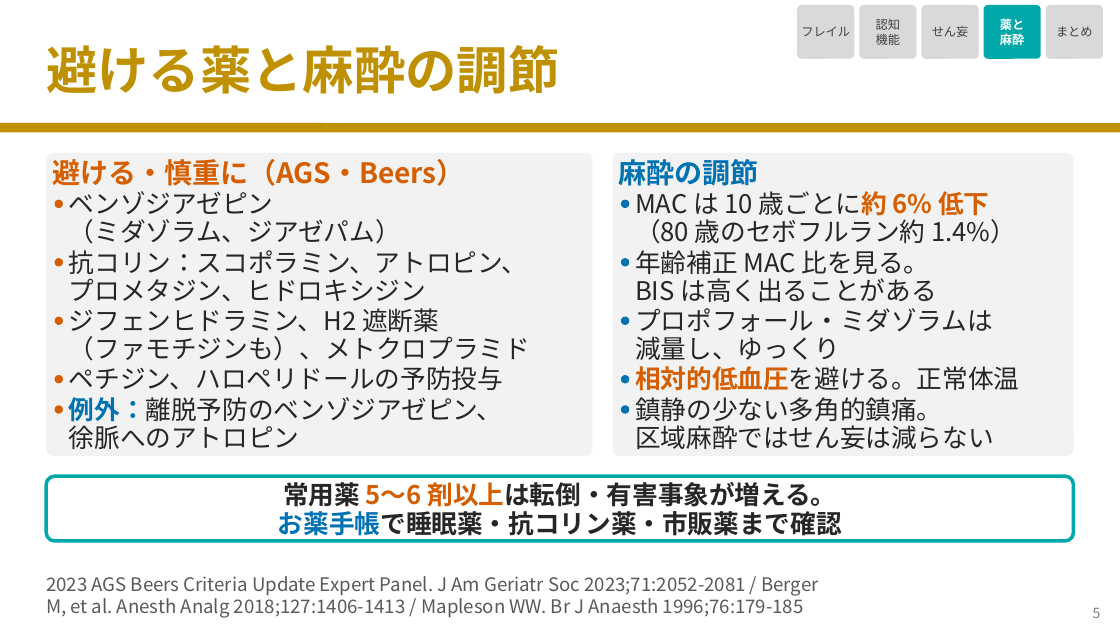
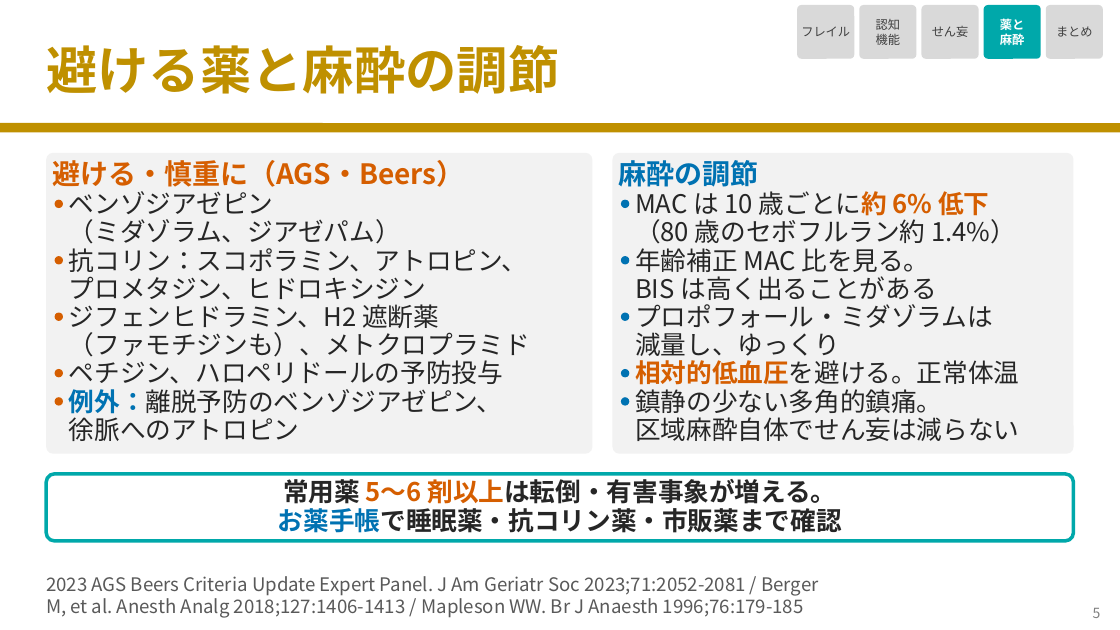
Before and after one commit to nobumitsu-3141/Anes-lecture, a slide deck: slide 6 of slides/4-11_elderly_frailty_cognition/4-11_elderly_frailty_cognition.pptx. Drawn at 1120x630 pixels with LibreOffice and Linux fonts; fonts in the diff are those of the drawing. Boxes give left, top, right and bottom in pixels: in the first picture for what was removed or moved away, otherwise in the second. Text is boxed around its words. In the diff, an @@ line names an element or a change of style, - is before the commit and + after.

```diff
--- a/slides/4-11_elderly_frailty_cognition/4-11_elderly_frailty_cognition.pptx
+++ b/slides/4-11_elderly_frailty_cognition/4-11_elderly_frailty_cognition.pptx
@@ text "抗コリン：スコポラミン、アトロピン、" rewrapped from (x1=69, y1=250, x2=527, y2=274) to (x1=69, y1=243, x2=527, y2=272) @@
@@ 9 texts, 4 ellipses moved together from (x1=55, y1=308, x2=1019, y2=507) to (x1=55, y1=304, x2=1019, y2=504) @@
@@ 2 ellipses, 1 text moved together from (x1=55, y1=406, x2=629, y2=449) to (x1=55, y1=397, x2=629, y2=441) @@
@@ text at (x1=635, y1=417, x2=1019, y2=441): text changed @@
-区域麻酔ではせん妄は減らない
+区域麻酔自体でせん妄は減らない
@@ rounded rectangle at (x1=46, y1=474, x2=1074, y2=541): proportions changed @@
```
Also in this commit, not shown: 6 other slides changed, 1 other file.
